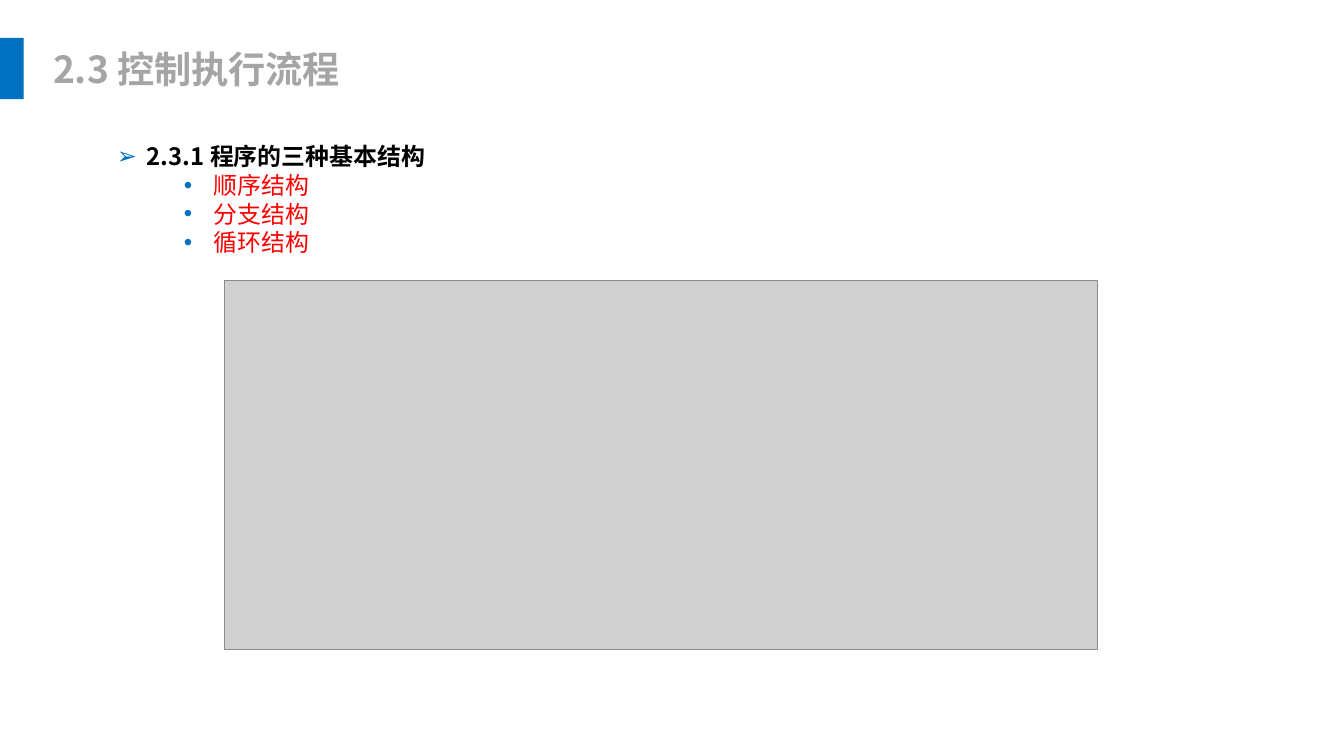
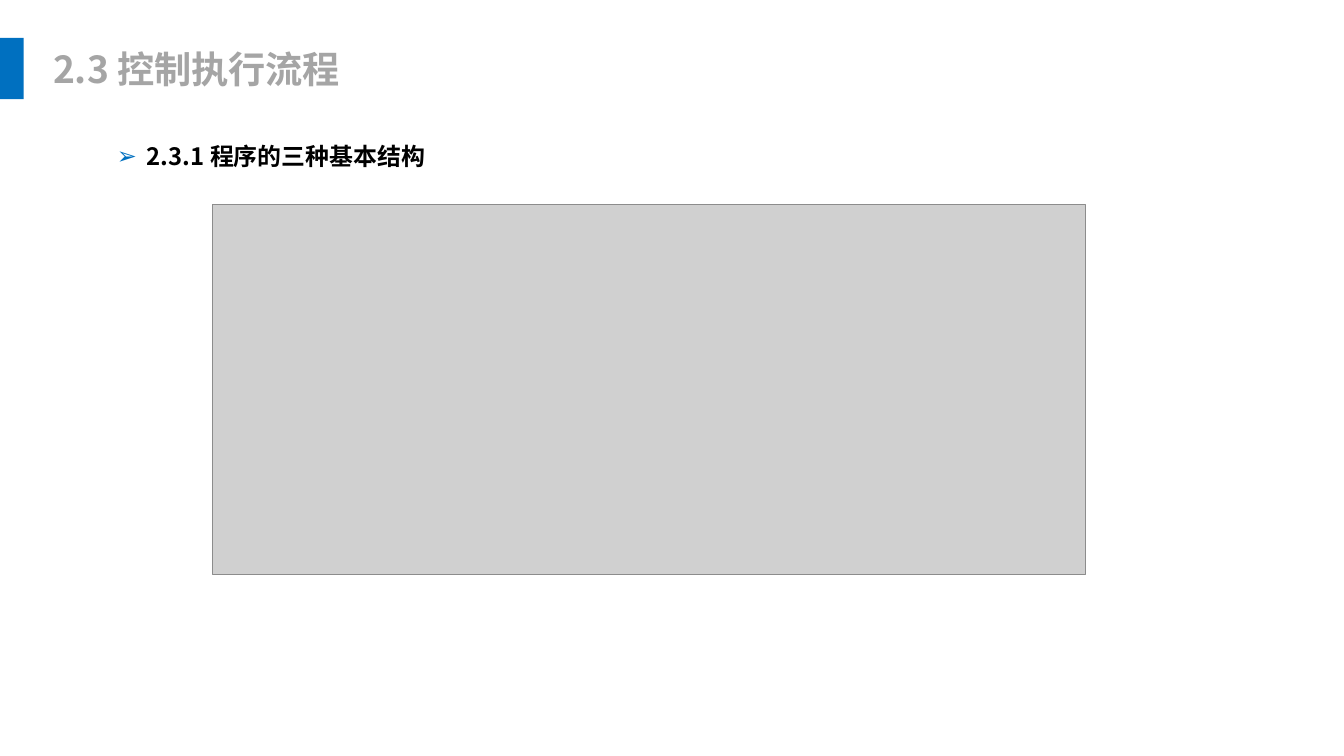
Before and after one commit to leonliu06/JavaTrainning, a slide deck: slide 17 of Java基础培训.pptx. Drawn at 1344x756 pixels with LibreOffice and Linux fonts; fonts in the diff are those of the drawing; grey boxes stand for pictures. Boxes give left, top, right and bottom in pixels: in the first picture for what was removed or moved away, otherwise in the second. Text is boxed around its words. In the diff, an @@ line names an element or a change of style, - is before the commit and + after.

```diff
--- a/Java基础培训.pptx
+++ b/Java基础培训.pptx
@@ text at box(214, 174, 310, 253): paragraphs removed @@
-  • 顺序结构
-  • 分支结构
-  • 循环结构
@@ picture: place and size @@
-picture at box(225, 280, 1097, 650)
+picture at box(213, 205, 1086, 574)
```
Also in this commit, not shown: 6 other slides changed, 19 slides added, 3 slides removed, 26 other files.
